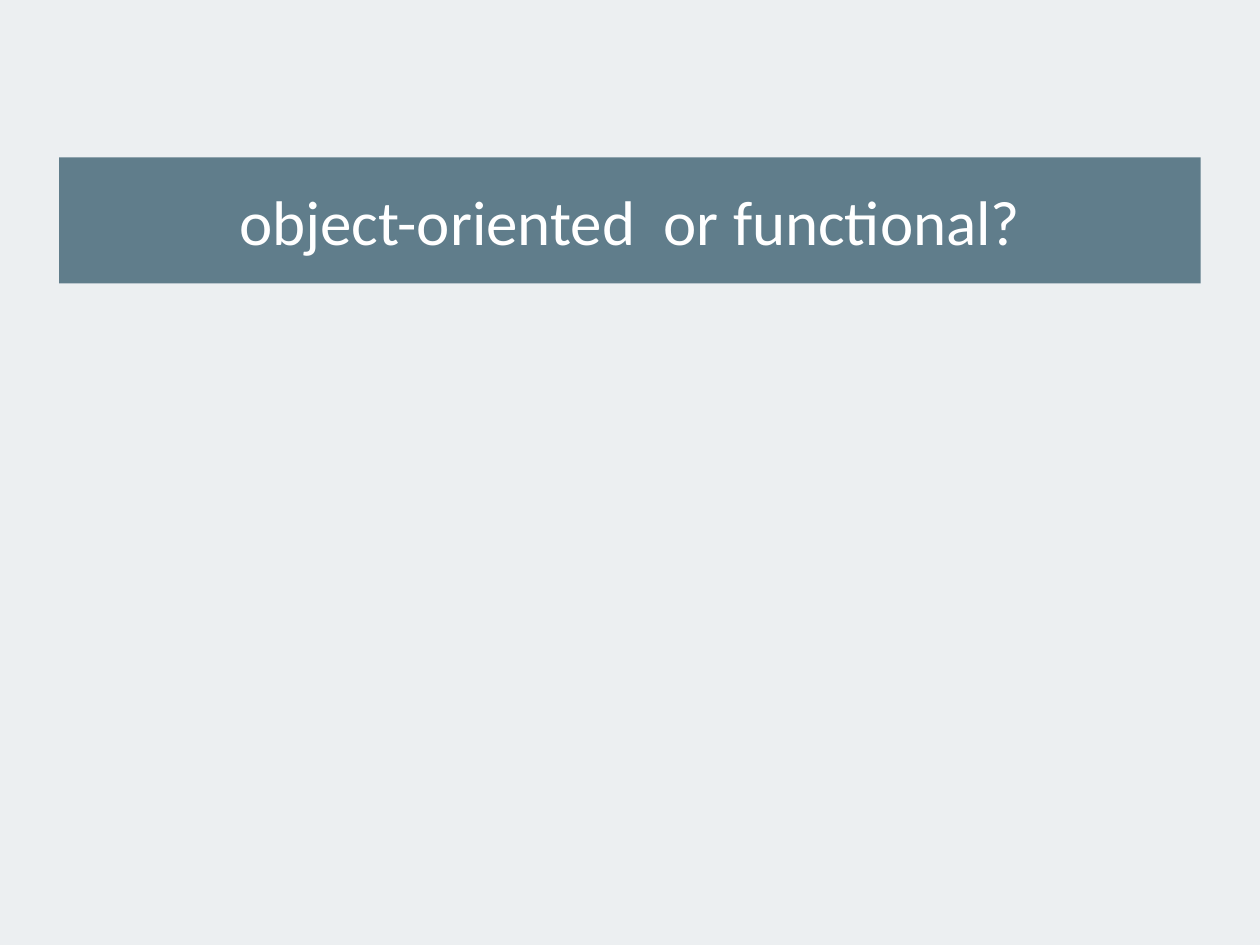
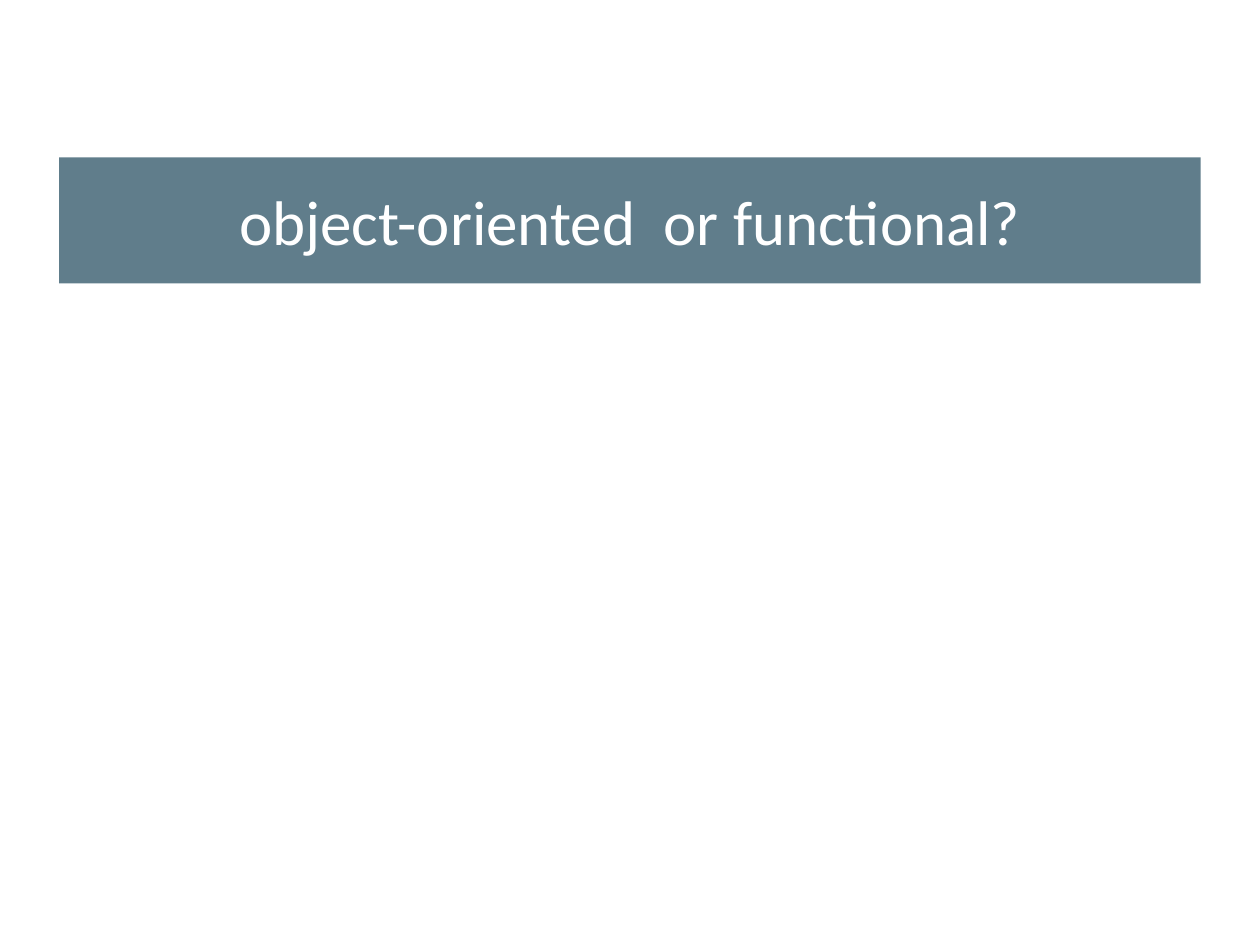
Before and after one commit to alexeymatveevp/angularjs-course, a slide deck: slide 13 of docs/00_jsbasics.pptx (slide 7 before the commit). Drawn at 1260x945 pixels with LibreOffice and Linux fonts; fonts in the diff are those of the drawing. Boxes give left, top, right and bottom in pixels: in the first picture for what was removed or moved away, otherwise in the second. Text is boxed around its words. In the diff, an @@ line names an element or a change of style, - is before the commit and + after.

```diff
--- a/docs/00_jsbasics.pptx
+++ b/docs/00_jsbasics.pptx
@@ background #ECEFF1 to #FFFFFF @@
```
Also in this commit, not shown: 6 other slides changed, 7 slides added, 1 slide removed, 2 other files.
